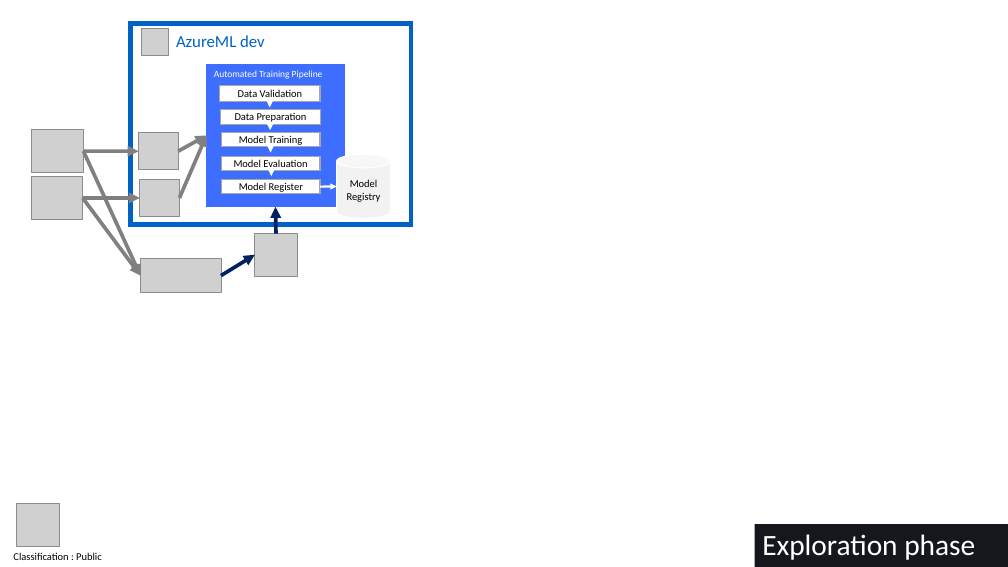
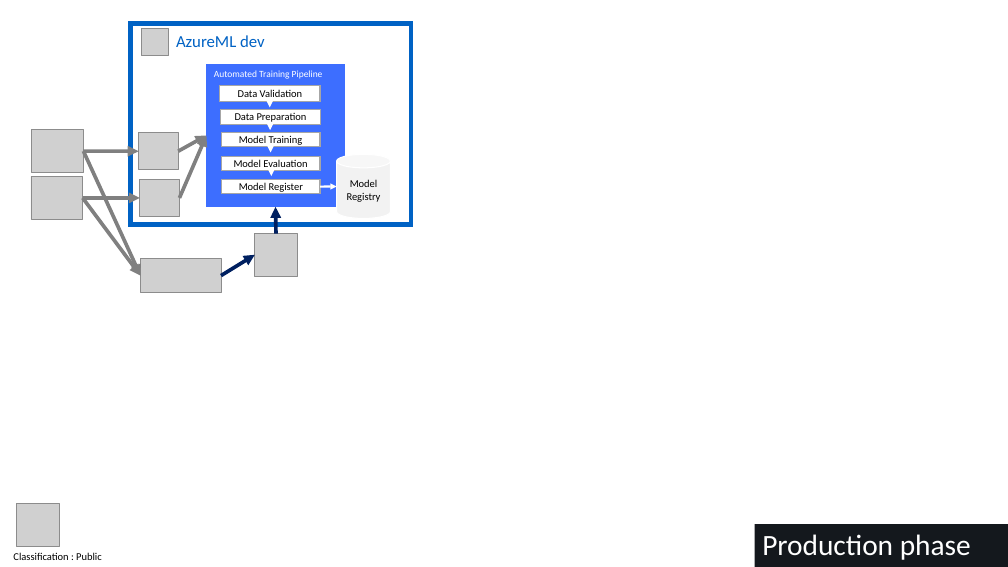
Before and after one commit to AxaFrance/azureml-to-openshift-talk, a slide deck: slide 11 of Scale your dev IA From dev AzureML to prod OpenShift in one click_newTemplate.pptx. Drawn at 1008x567 pixels with LibreOffice and Linux fonts; fonts in the diff are those of the drawing; grey boxes stand for pictures. Boxes give left, top, right and bottom in pixels: in the first picture for what was removed or moved away, otherwise in the second. Text is boxed around its words. In the diff, an @@ line names an element or a change of style, - is before the commit and + after.

```diff
--- a/Scale your dev IA From dev AzureML to prod OpenShift in one click_newTemplate.pptx
+++ b/Scale your dev IA From dev AzureML to prod OpenShift in one click_newTemplate.pptx
@@ title at [762,534,971,560]: text changed @@
-Exploration phase
+Production phase
```
Also in this commit, not shown: 2 other slides changed, 1 slide added.
